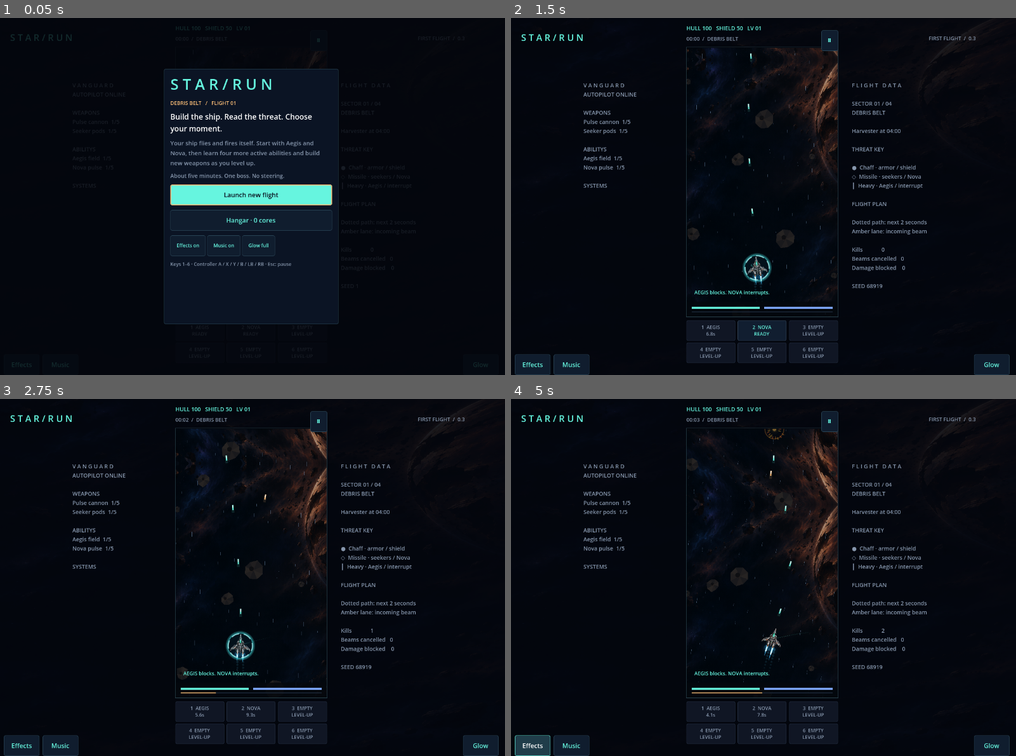
Above: before the commit, frames 1-4 (two rows, left to right).
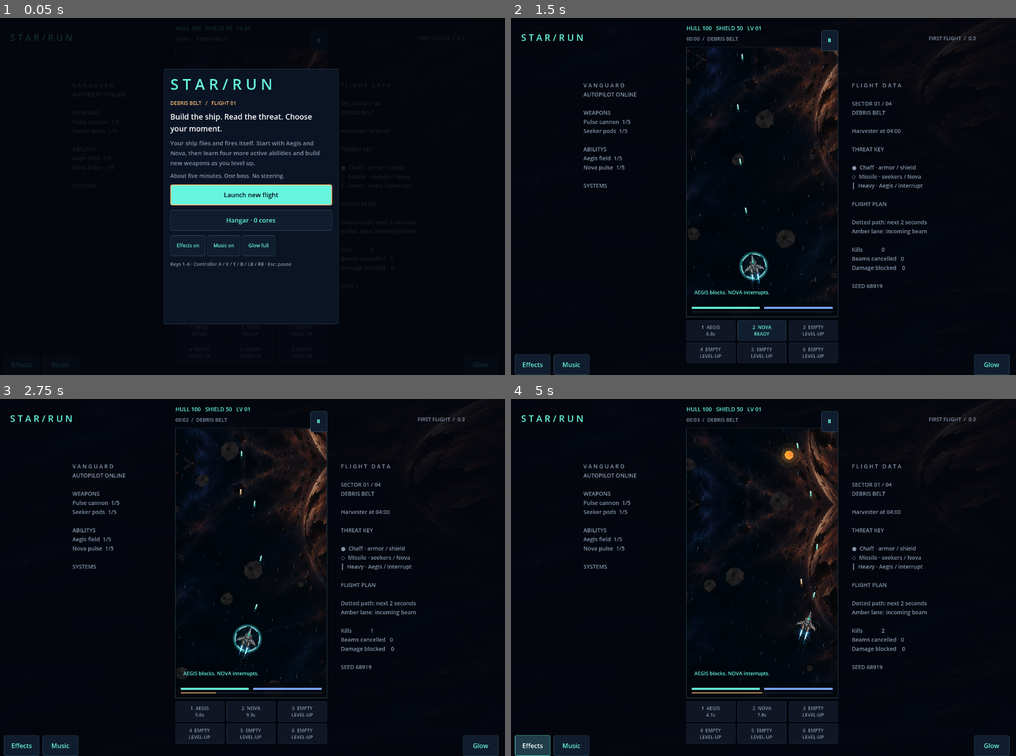
Above: after the commit, the same moments.

Repository: killjoy00/StarRun
Game: Godot game, scene res://scenes/main.tscn
Same seed, same stepped clock (60 frames per second), same inputs: the game is played once before the commit and once after it.
Inputs:
- Up to frame 1 (0.05 s): no input
- Up to frame 2 (1.5 s): click "Launch new flight" at 0.5 s; click "1 AEGIS READY" at 1.25 s
- Up to frame 3 (2.75 s): click "2 NOVA READY" at 2 s
- Up to frame 4 (5 s): click "Ⅱ" at 2.75 s; click "Continue flight" at 3.5 s; click "Effects" at 4.25 s

The runs differ from the first frame. In frame 2, 0.7% of the frame differs, in the area x 34-65%, y 8-80%; in frame 3, 1.1%; in frame 4, 2.3%.
Error after the commit: Invalid access to property or key 'rusher' on a base object of type 'Dictionary'. (res://scripts/playfield.gd:130)

Commit message:
Add distinct ship/pilot flight stats and eleven combat threats

Diff:
--- a/scripts/simulation.gd
+++ b/scripts/simulation.gd
@@ -10,7 +10,10 @@
 var seed_value := 1
 # A separate seeded course never consumes the combat/draft random stream.
 var course: Array[Dictionary] = []
-var movement_version := 3
+var movement_version := 4
+var ship_id := "vanguard"
+var pilot_id := "rookie"
+var next_hazard := 20.0
 var tick := 0
 var time := 0.0
 var hull := 100.0
@@ -59,23 +62,28 @@
 var beams_cancelled := 0
 var meta := Catalog.defaults()
 
-func _init(run_seed: int = 1, hangar: Dictionary = {}) -> void:
+func _init(run_seed: int = 1, hangar: Dictionary = {}, selected_ship: String = "vanguard", selected_pilot: String = "rookie") -> void:
 	content = JSON.parse_string(FileAccess.get_file_as_string("res://data/content.json"))
 	for card in content.cards:
 		if not upgrades.has(card.id):
 			upgrades[card.id] = 0
+	ship_id = Catalog.ship(selected_ship).id
+	pilot_id = Catalog.pilot(selected_pilot).id
 	seed_value = run_seed
 	rng.seed = run_seed
 	_build_course()
 	for key in meta:
 		meta[key] = int(hangar.get(key, 0))
-	max_hull += meta.hull * 10.0
+	var chassis: Dictionary = Catalog.ship(ship_id)
+	max_hull = float(chassis.hull) + meta.hull * 10.0
 	hull = max_hull
-	max_shield += meta.shield * 8.0
+	max_shield = float(chassis.shield) + meta.shield * 8.0 + (20.0 if pilot_id == "engineer" else 0.0)
 	shield = max_shield
-	upgrades.pulse += meta.pulse_start
-	upgrades.seeker += meta.seeker_start
-	rerolls_left = meta.rerolls
+	upgrades.pulse = int(chassis.pulse) + meta.pulse_start
+	upgrades.seeker = int(chassis.seeker) + meta.seeker_start
+	upgrades.arc = int(chassis.arc)
+	upgrades.mend = int(chassis.mend)
+	rerolls_left = meta.rerolls + (1 if pilot_id == "tactician" else 0)
 	banishes_left = meta.banishes
 	skips_left = meta.skips
 
@@ -88,12 +96,19 @@
 	var arrival := 0.0
 	var previous := Vector2(270, 790)
 	while arrival < 420.0:
-		arrival += pilot.randf_range(2.2, 4.0) if movement_version >= 3 else pilot.randf_range(3.8, 7.5)
-		var target := previous + Vector2(pilot.randf_range(-220, 220), pilot.randf_range(-72, 72)) if movement_version >= 3 else previous + Vector2(pilot.randf_range(-115, 115), pilot.randf_range(-20, 20))
-		if pilot.randf() < (0.10 if movement_version >= 3 else 0.24):
+		var movement: float = float(Catalog.ship(ship_id).movement) if movement_version >= 4 else 1.0
+		arrival += (pilot.randf_range(1.65, 2.8) / movement if movement_version >= 4 else (pilot.randf_range(2.2, 4.0) if movement_version >= 3 else pilot.randf_range(3.8, 7.5)))
+		var target: Vector2
+		if movement_version >= 4:
+			target = previous + Vector2(pilot.randf_range(-245, 245), pilot.randf_range(-115, 115))
+		elif movement_version >= 3:
+			target = previous + Vector2(pilot.randf_range(-220, 220), pilot.randf_range(-72, 72))
+		else:
+			target = previous + Vector2(pilot.randf_range(-115, 115), pilot.randf_range(-20, 20))
+		if pilot.randf() < (0.05 if movement_version >= 4 else (0.10 if movement_version >= 3 else 0.24)):
 			target = previous + Vector2(pilot.randf_range(-18, 18), pilot.randf_range(-8, 8))
-		target.x = clampf(target.x, 100 if movement_version >= 3 else 125, 440 if movement_version >= 3 else 415)
-		target.y = clampf(target.y, 665 if movement_version >= 3 else 755, 815 if movement_version >= 3 else 810)
+		target.x = clampf(target.x, 80 if movement_version >= 4 else (100 if movement_version >= 3 else 125), 460 if movement_version >= 4 else (440 if movement_version >= 3 else 415))
+		target.y = clampf(target.y, 610 if movement_version >= 4 else (665 if movement_version >= 3 else 755), 835 if movement_version >= 4 else (815 if movement_version >= 3 else 810))
 		course.append({"t": arrival, "p": target})
 		previous = target
 
@@ -138,11 +153,11 @@
 	if mend_left > 0.0:
 		hull = minf(max_hull, hull + mend_rate * minf(DT, mend_left))
 		mend_left = maxf(0.0, mend_left - DT)
-	hull = minf(max_hull, hull + (upgrades.repair_bots * 0.15 + meta.repair * 0.15) * DT)
+	hull = minf(max_hull, hull + (upgrades.repair_bots * 0.15 + meta.repair * 0.15 + (0.25 if ship_id == "haven" else 0.0)) * DT)
 	if shield_offline > 0.0:
 		shield_offline = maxf(0.0, shield_offline - DT)
 	else:
-		shield = minf(max_shield, shield + (1.5 + upgrades.regen * 0.35 + meta.regen * 0.25) * DT)
+		shield = minf(max_shield, shield + (1.5 + upgrades.regen * 0.35 + meta.regen * 0.25 + (0.8 if pilot_id == "engineer" else 0.0)) * DT)
 	for effect in effects:
 		effect.life -= DT
 	effects = effects.filter(func(e): return e.life > 0.0)
@@ -151,6 +166,9 @@
 	if time >= next_spawn and not boss_spawned:
 		_spawn_enemy()
 		next_spawn = time + maxf(0.72, 1.65 - time / 260.0)
+	if time >= next_hazard and not boss_spawned:
+		_spawn_hazard()
+		next_hazard = time + rng.randf_range(15.0, 23.0)
 	_update_enemies()
 	_update_charges()
 	_update_weapons()
@@ -160,18 +178,33 @@
 		_offer_cards()
 
 func _spawn_enemy() -> void:
-	if enemies.size() >= 18:
+	if enemies.size() >= 20:
 		return
-	var kind := "drone"
-	var roll := rng.randf()
-	if time > 30.0 and roll < 0.30:
-		kind = "gunship"
-	elif time > 55.0 and roll > 0.77:
-		kind = "sniper"
+	# Gradually broaden the roster rather than throwing every threat at a new player.
+	var pool: Array = ["drone", "drone", "drone", "rusher"]
+	if time > 25:
+		pool.append_array(["interceptor", "gunship", "drone"])
+	if time > 65:
+		pool.append_array(["sniper", "missile_bomber", "interceptor"])
+	if time > 110:
+		pool.append_array(["carrier", "shieldguard", "minelayer", "missile_bomber"])
+	if time > 170:
+		pool.append_array(["shieldguard", "minelayer", "carrier"])
+	var kind: String = pool[rng.randi_range(0, pool.size() - 1)]
+	_add_enemy(kind, Vector2(rng.randf_range(55, 485), -35))
+
+func _add_enemy(kind: String, position: Vector2) -> void:
 	var spec: Dictionary = content.enemies[kind]
-	var scaling := 1.0 + time / 280.0
-	enemies.append({"id": next_id, "kind": kind, "p": Vector2(rng.randf_range(55, 485), -35), "hp": float(spec.hp) * scaling, "max_hp": float(spec.hp) * scaling, "speed": float(spec.speed), "fire": rng.randf_range(1, 3), "xp": int(spec.xp), "phase": rng.randf_range(0, TAU)})
+	var scaling := 1.0 + time / 340.0
+	enemies.append({"id": next_id, "kind": kind, "p": position, "hp": float(spec.hp) * scaling, "max_hp": float(spec.hp) * scaling, "speed": float(spec.speed), "fire": rng.randf_range(1.0, 3.0), "xp": int(spec.xp), "phase": rng.randf_range(0, TAU)})
 	next_id += 1
+
+func _spawn_hazard() -> void:
+	if enemies.size() >= 19:
+		return
+	var kind := "boulder" if rng.randf() < 0.65 else "station"
+	_add_enemy(kind, Vector2(rng.randf_range(85, 455), -65))
+	_log("Incoming debris" if kind == "boulder" else "Hostile station detected")
 
 func _spawn_boss() -> void:
 	boss_spawned = true
@@ -187,35 +220,63 @@
 
 func _update_enemies() -> void:
 	var pace := 0.45 if chrono_left > 0 else 1.0
+	var minions: Array = []
 	for enemy in enemies:
 		if enemy.hp <= 0:
 			continue
-		if enemy.kind == "boss":
+		var kind: String = enemy.kind
+		if kind == "boss":
 			enemy.p.x = 270.0 + sin(time * 0.7) * 105.0
 		else:
 			enemy.p.y += enemy.speed * DT * pace
-			enemy.p.x += sin(time * 1.8 + enemy.phase) * 12.0 * DT * pace
+			if kind == "interceptor":
+				enemy.p.x += cos(time * 4.2 + enemy.phase) * 135.0 * DT * pace
+			elif kind == "rusher":
+				enemy.p.x = move_toward(enemy.p.x, ship_position().x, 28.0 * DT * pace)
+			elif kind == "minelayer":
+				enemy.p.x += sin(time * 3.0 + enemy.phase) * 48.0 * DT * pace
+			else:
+				enemy.p.x += sin(time * 1.8 + enemy.phase) * 12.0 * DT * pace
+			enemy.p.x = clampf(enemy.p.x, 35, 505)
+		if kind == "boulder":
+			if enemy.p.distance_to(ship_position()) < 44.0:
+				_hit(17.0, "hazard", "Boulder collision")
+				enemy.hp = -1.0
+			continue
 		enemy.fire -= DT * pace
-		if enemy.kind in ["sniper", "boss"] and time >= heavy_ready_at and charges.is_empty():
+		if kind in ["sniper", "boss"] and time >= heavy_ready_at and charges.is_empty():
 			var lead := 1.8
-			charges.append({"source": enemy.id, "x": ship_position(time + lead).x, "remaining": lead, "duration": lead, "damage": 35.0 if enemy.kind == "boss" else 28.0})
-			heavy_ready_at = time + (7.5 if enemy.kind == "boss" else 10.0)
+			charges.append({"source": enemy.id, "x": ship_position(time + lead).x, "remaining": lead, "duration": lead, "damage": 35.0 if kind == "boss" else 28.0})
+			heavy_ready_at = time + (7.5 if kind == "boss" else 10.0)
 			_log("Heavy beam charging")
 		if enemy.fire <= 0.0:
-			enemy.fire = 2.1 if enemy.kind == "boss" else float(content.enemies[enemy.kind].interval)
+			enemy.fire = 2.1 if kind == "boss" else float(content.enemies[kind].interval)
 			var flight_time: float = enemy.p.distance_to(ship_position()) / 215.0
 			flight_time = enemy.p.distance_to(ship_position(time + flight_time)) / 215.0
 			var direction: Vector2 = (ship_position(time + flight_time) - enemy.p).normalized()
-			var count := 9 if enemy.kind == "boss" else (5 if enemy.kind == "gunship" else 3)
-			for i in range(count):
-				var angle := (i - (count - 1) / 2.0) * 0.15
-				bullets.append({"p": enemy.p, "v": direction.rotated(angle) * 215.0, "damage": 2.1 if enemy.kind == "boss" else 1.6, "kind": "chaff", "source": enemy.kind})
-			if enemy.kind == "gunship":
-				bullets.append({"p": enemy.p, "v": direction * 140.0, "damage": 12.0, "kind": "ordnance", "hp": 12.0, "source": "gunship"})
-		if enemy.p.y > 880:
+			if kind == "carrier":
+				if enemies.size() + minions.size() < 19:
+					minions.append({"p": enemy.p + Vector2(rng.randf_range(-30, 30), 28)})
+				bullets.append({"p": enemy.p, "v": direction * 165.0, "damage": 2.0, "kind": "chaff", "source": kind})
+			elif kind == "minelayer":
+				bullets.append({"p": enemy.p, "v": Vector2(0, 62), "damage": 12.0, "kind": "mine", "hp": 14.0, "fuse": 3.4, "source": kind})
+			else:
+				var count := 9 if kind == "boss" else (5 if kind == "gunship" else (2 if kind in ["interceptor", "rusher"] else 3))
+				for i in range(count):
+					var angle := (i - (count - 1) / 2.0) * 0.15
+					bullets.append({"p": enemy.p, "v": direction.rotated(angle) * (245.0 if kind == "interceptor" else 215.0), "damage": 2.1 if kind == "boss" else (1.25 if kind in ["rusher", "interceptor"] else 1.6), "kind": "chaff", "source": kind})
+				if kind in ["gunship", "missile_bomber", "station"]:
+					var volley := 2 if kind == "missile_bomber" else 1
+					for i in range(volley):
+						bullets.append({"p":enemy.p + Vector2((i * 2 - volley + 1) * 13, 0), "v": direction.rotated((i * 2 - volley + 1) * 0.10) * (175.0 if kind == "missile_bomber" else 140.0), "damage": 11.0 if kind == "missile_bomber" else 12.0, "kind":"ordnance", "hp":12.0, "source":kind})
+		if enemy.p.y > 885:
 			enemy.hp = -1.0
-			_hit(5.0, "hazard", "Escaped " + enemy.kind)
+			if kind not in ["boulder", "station"]:
+				_hit(5.0, "hazard", "Escaped " + kind)
 	enemies = enemies.filter(func(e): return e.hp > 0.0)
+	for minion in minions:
+		if enemies.size() < 20:
+			_add_enemy("drone", minion.p)
 
 func _update_charges() -> void:
 	for charge in charges:
@@ -233,20 +294,20 @@
 	charges = charges.filter(func(c): return c.remaining > 0.0)
 
 func _update_weapons() -> void:
-	var rate: float = 1.0 + upgrades.autoloader * 0.08 + meta.fire_rate * 0.05 + (0.75 if overdrive_left > 0 else 0.0)
+	var rate: float = (1.0 + upgrades.autoloader * 0.08 + meta.fire_rate * 0.05 + (0.75 if overdrive_left > 0 else 0.0)) * float(Catalog.ship(ship_id).fire_rate)
 	pulse_timer -= DT * rate
 	seeker_timer -= DT * rate
 	arc_timer -= DT * rate
 	lance_timer -= DT * rate
 	var bank := clampf(ship_velocity().x * 0.004, -0.32, 0.32)
 	var origin := ship_position() + Vector2(0, -34).rotated(bank)
-	if pulse_timer <= 0.0:
+	if upgrades.pulse > 0 and pulse_timer <= 0.0:
 		pulse_timer += 0.19
 		var barrels := 2 if upgrades.pulse >= 5 else 1
 		for n in range(barrels):
-			shots.append({"p": origin + Vector2((n * 2 - barrels + 1) * 8, 0), "v": Vector2(0, -980).rotated(bank), "damage": (7.0 + (upgrades.pulse - 1) * 1.68) * weapon_power(), "weapon": "pulse", "target": -1})
-	if seeker_timer <= 0.0:
-		seeker_timer += 0.70
+			shots.append({"p": origin + Vector2((n * 2 - barrels + 1) * 8, 0), "v": Vector2(0, -980).rotated(bank), "damage": (7.0 + (upgrades.pulse - 1) * 1.68) * weapon_power() * (1.25 if pilot_id == "ace" else 1.0), "weapon": "pulse", "target": -1})
+	if upgrades.seeker > 0 and seeker_timer <= 0.0:
+		seeker_timer += (0.62 if pilot_id == "hunter" else 0.70)
 		# Priority is readable and build-controlled: charging source, missile, nearest enemy.
 		var target_id := -1
 		var target_pos := Vector2(270, -100)
@@ -257,7 +318,7 @@
 				target_pos = enemy.p
 		if target_id < 0:
 			for bullet in bullets:
-				if bullet.kind == "ordnance":
+				if bullet.kind in ["ordnance", "mine"]:
 					target_pos = bullet.p
 					target_id = -2
 					break
@@ -270,7 +331,7 @@
 					target_id = enemy.id
 					target_pos = enemy.p
 		if target_id != -1:
-			shots.append({"p": origin, "v": (target_pos - origin).normalized() * 650.0, "damage": (14.0 + (upgrades.seeker - 1) * 4.2) * weapon_power(), "weapon": "seeker", "target": target_id})
+			shots.append({"p": origin, "v": (target_pos - origin).normalized() * 650.0, "damage": (14.0 + (upgrades.seeker - 1) * 4.2) * weapon_power() * (1.35 if ship_id == "wraith" else 1.0) * (1.3 if pilot_id == "hunter" else 1.0), "weapon": "seeker", "target": target_id})
 	if upgrades.arc > 0 and arc_timer <= 0.0 and not enemies.is_empty():
 		arc_timer = 1.7
 		var visited: Array = []
@@ -282,7 +343,7 @@
 			visited.append(target.id)
 			effects.append({"kind":"arc", "p":start, "to":target.p, "life":0.22, "max_life":0.22, "born":tick})
 			start = target.p
-			_damage_enemy(target, (10 + upgrades.arc * 3) * weapon_power(), "arc")
+			_damage_enemy(target, (10 + upgrades.arc * 3) * weapon_power() * (1.3 if ship_id == "arcwing" else 1.0), "arc")
 	if upgrades.lance > 0 and lance_timer <= 0.0 and not enemies.is_empty():
 		lance_timer = 2.4
 		var target := _nearest(origin)
@@ -318,10 +379,18 @@
 	var ship := ship_position()
 	for bullet in bullets:
 		if bullet.kind == "ordnance":
-			bullet.v = bullet.v.lerp((ship - bullet.p).normalized() * 155.0, DT * 0.75)
+			bullet.v = bullet.v.lerp((ship - bullet.p).normalized() * (185.0 if bullet.source == "missile_bomber" else 155.0), DT * 0.9)
+		if bullet.kind == "mine":
+			bullet.fuse -= DT * (0.45 if chrono_left > 0 else 1.0)
+			if bullet.fuse <= 0.0:
+				effects.append({"kind":"explosion", "p":bullet.p, "life":0.38, "max_life":0.38, "born":tick})
+				if bullet.p.distance_to(ship) < 83.0:
+					_hit(bullet.damage, "hazard", "Proximity mine")
+				bullet.hp = 0.0
 		bullet.p += bullet.v * DT * (0.45 if chrono_left > 0 else 1.0)
-		if bullet.p.distance_squared_to(ship) < (16.0 if bullet.kind == "ordnance" else 10.0) ** 2:
-			_hit(bullet.damage, bullet.kind, bullet.source)
+		var hit_radius := 18.0 if bullet.kind == "ordnance" else (13.0 if bullet.kind == "mine" else 10.0)
+		if bullet.p.distance_squared_to(ship) < hit_radius * hit_radius and int(bullet.get("hp", 1)) > 0:
+			_hit(bullet.damage, "hazard" if bullet.kind == "mine" else bullet.kind, bullet.source)
 			bullet.p.y = HEIGHT + 100
 	bullets = bullets.filter(func(b): return b.p.y < HEIGHT + 35 and b.p.y > -100 and b.p.x > -60 and b.p.x < WIDTH + 60 and b.get("hp", 1) > 0)
 
@@ -338,7 +407,7 @@
 			var score := INF
 			for enemy in enemies:
 				var offset: Vector2 = enemy.p - shot.p
-				if enemy.hp <= 0 or offset.y >= -8 or absf(Vector2.UP.angle_to(offset)) > 0.58 + meta.guidance * 0.035:
+				if enemy.hp <= 0 or offset.y >= -8 or absf(Vector2.UP.angle_to(offset)) > 0.58 + meta.guidance * 0.035 + (0.12 if pilot_id == "ace" else 0.0):
 					continue
 				var candidate_score := absf(offset.x) + offset.length() * 0.10
 				if candidate_score < score:
@@ -346,7 +415,7 @@
 					candidate = enemy
 			if not candidate.is_empty():
 				var desired: Vector2 = (candidate.p - shot.p).normalized()
-				shot.v = shot.v.rotated(clampf(shot.v.angle_to(desired), -DT * (0.85 + meta.guidance * 0.12), DT * (0.85 + meta.guidance * 0.12)))
+				shot.v = shot.v.rotated(clampf(shot.v.angle_to(desired), -DT * (0.85 + meta.guidance * 0.12 + (0.25 if pilot_id == "ace" else 0.0)), DT * (0.85 + meta.guidance * 0.12)))
 		if shot.weapon in ["seeker", "barrage"] and shot.target >= 0:
 			for enemy in enemies:
 				if enemy.id == shot.target:
@@ -358,9 +427,9 @@
 					break
 		shot.p += shot.v * DT
 		var struck := false
-		if shot.weapon in ["seeker", "barrage"]:
+		if shot.weapon in ["seeker", "barrage", "pulse"]:
 			for bullet in bullets:
-				if bullet.kind == "ordnance" and bullet.p.distance_squared_to(shot.p) < 28 ** 2:
+				if bullet.kind in ["ordnance", "mine"] and bullet.p.distance_squared_to(shot.p) < 28 ** 2:
 					bullet.hp -= shot.damage
 					struck = true
 					break
@@ -381,6 +450,8 @@
 func _damage_enemy(enemy: Dictionary, amount: float, weapon: String) -> void:
 	if enemy.hp <= 0.0:
 		return
+	if enemy.kind == "shieldguard":
+		amount *= 0.72
 	if upgrades.targeting > 0 and weapon in ["pulse", "seeker", "arc", "lance"] and rng.randf() < upgrades.targeting * 0.05:
 		amount *= 2.0
 	damage_dealt[weapon] += minf(amount, enemy.hp)
@@ -393,7 +464,7 @@
 	var before := charges.size()
 	charges = charges.filter(func(c): return c.source != enemy.id)
 	beams_cancelled += before - charges.size()
-	xp += enemy.xp * (1.0 + meta.xp * 0.06 + upgrades.harvester * 0.08)
+	xp += enemy.xp * (1.0 + meta.xp * 0.06 + upgrades.harvester * 0.08 + (0.25 if pilot_id == "scavenger" else 0.0))
 	while xp >= xp_needed():
 		xp -= xp_needed()
 		level += 1
@@ -415,7 +486,7 @@
 		return
 	var reduced := amount
 	if kind == "chaff":
-		reduced = maxf(amount * 0.25, amount - upgrades.armor * 0.35 - meta.armor * 0.12)
+		reduced = maxf(amount * 0.25, amount - upgrades.armor * 0.35 - meta.armor * 0.12 - (0.75 if ship_id == "bulwark" else 0.0))
 	var shield_damage := minf(shield, reduced)
 	var had_shield := shield > 0.0
 	shield -= shield_damage
@@ -444,7 +515,7 @@
 	if ended or not cards.is_empty() or not cooldowns.has(ability) or int(upgrades.get(ability, 0)) <= 0 or cooldowns[ability] > 0.0:
 		return false
 	ability_uses += 1
-	cooldowns[ability] = float(content.abilities[ability].cooldown) * maxf(0.4, 1.0 - upgrades.coolant * 0.08 - meta.ability_cooldown * 0.03)
+	cooldowns[ability] = float(content.abilities[ability].cooldown) * maxf(0.4, 1.0 - upgrades.coolant * 0.08 - meta.ability_cooldown * 0.03 - (0.15 if pilot_id == "tactician" else 0.0))
 	shield = minf(max_shield, shield + meta.reserve_shield * 5)
 	_log(ability.capitalize() + " activated")
 	if ability == "aegis":
@@ -550,11 +621,11 @@
 		events.pop_front()
 
 func payout() -> int:
-	return int((5 + int(kills / 6) + meta.stipend * 2 + (15 + meta.bounty * 5 if won else 0)) * (1.0 + meta.cores * 0.08))
+	return int((5 + int(kills / 6) + meta.stipend * 2 + (15 + meta.bounty * 5 if won else 0)) * (1.0 + meta.cores * 0.08 + (0.15 if pilot_id == "scavenger" else 0.0)))
 
 func snapshot() -> Dictionary:
 	var state: Dictionary = {"version": SAVE_VERSION, "rng": rng.state}
-	for key in ["seed_value", "movement_version", "tick", "time", "hull", "max_hull", "shie …(399 unchanged characters)…
+	for key in ["seed_value", "movement_version", "ship_id", "pilot_id", "next_hazard", "tick", "time", "hull", "max_hull", "shie …(399 unchanged characters)…
 		state[key] = get(key)
 	for key in ["overdrive_left", "chrono_left", "mend_left", "mend_rate", "emergency_used", "arc_timer", "lance_timer", "rerolls_left", "banishes_left", "skips_left", "banished"]:
 		state[key] = get(key)
